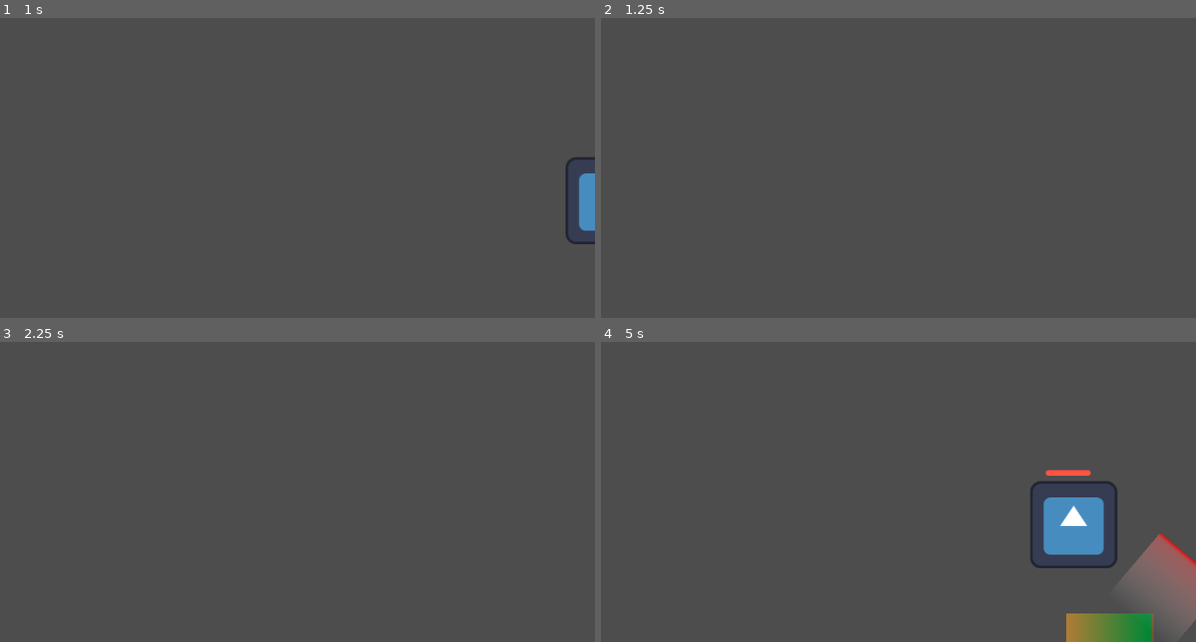
Above: before the commit, frames 1-4 (two rows, left to right).
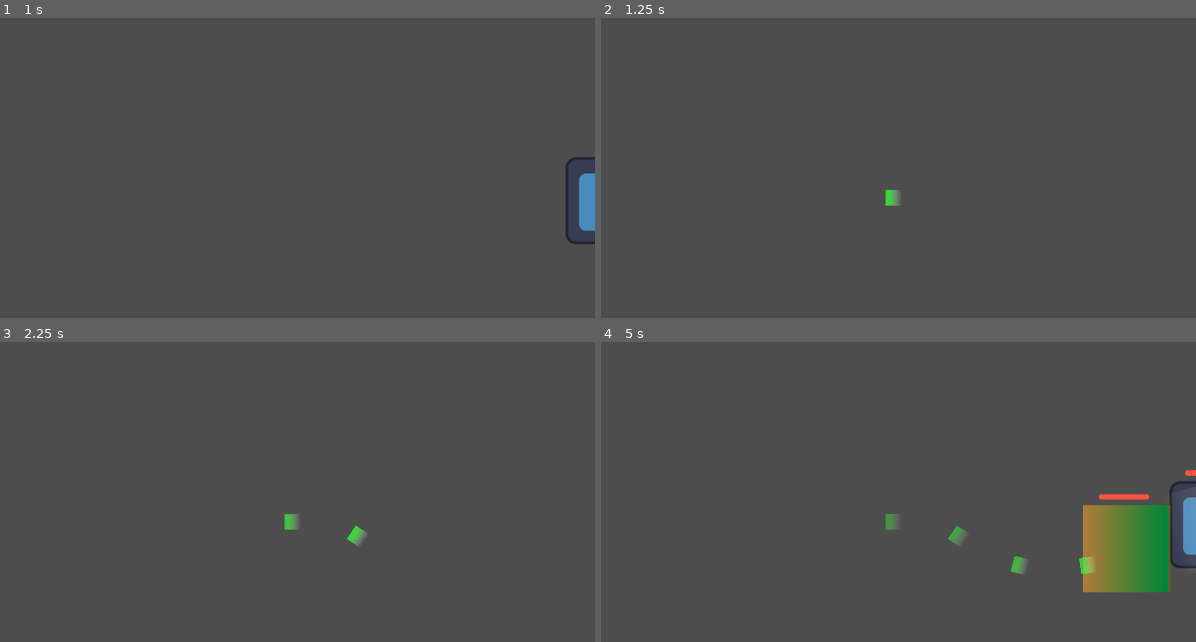
Above: after the commit, the same moments.

Repository: DarrylBD99/Game-Off-2023
Game: Godot game, scene res://Scenes/Levels/LevelTest.tscn
Same seed, same stepped clock (60 frames per second), same inputs: the game is played once before the commit and once after it. The engine's default icon, where the game draws it, is replaced by a stand-in: a white triangle on a blue panel in a dark square.
Inputs (mouse positions are in pixels of both pictures, inside the frame that each line leads up to):
- Up to frame 1 (1 s): tap Enter at 0.5 s; move the mouse to (374, 75) at 0.52 s; hold D (player_right) from 0.53 s (still down); hold Q (player_ability) from 0.53 s (still down)
- Up to frame 2 (1.25 s): keep holding D (player_right); keep holding Q (player_ability)
- Up to frame 3 (2.25 s): move the mouse to (47, 444) at 1.27 s; release D (player_right) at 1.28 s; release Q (player_ability) at 1.28 s; hold S (player_down) 1.28-2.03 s; click (47, 444) at 1.35 s; tap Space at 2 s; move the mouse to (outside the picture) at 2.02 s; hold D (player_right) from 2.03 s (still down); hold Q (player_ability) from 2.03 s (still down)
- Up to frame 4 (5 s): tap Enter at 2.75 s; move the mouse to (761, 510) at 2.77 s; release D (player_right) at 2.78 s; release Q (player_ability) at 2.78 s; hold W (player_up) 2.78-3.53 s; click (761, 510) at 2.85 s; move the mouse to (1041, 486) at 3.52 s; hold Q (player_ability) 3.53-4.28 s; hold A (player_left) from 3.53 s (still down); move the mouse to (outside the picture) at 4.27 s; click (outside the picture) at 4.35 s

Frame 1 is identical in both runs. In frame 2, 0.1% of the frame differs, in the area x 47-51%, y 57-63%; in frame 3, 0.2%; in frame 4, 10%, in the area x 47-100%, y 42-100%.

Commit message:
refactored the silent

Diff:
--- a/Scenes/Levels/LevelTest.tscn
+++ b/Scenes/Levels/LevelTest.tscn
@@ -9,5 +9,5 @@
 position = Vector2(956, 476)
 
 [node name="silent_npc" parent="." node_paths=PackedStringArray("target") instance=ExtResource("3_7vs0e")]
-position = Vector2(611, 788)
+position = Vector2(609, 470)
 target = NodePath("../Player")
--- a/Scenes/Objects/Entity/silent_npc.tscn
+++ b/Scenes/Objects/Entity/silent_npc.tscn
@@ -7,8 +7,10 @@
 [ext_resource type="Script" path="res://Scripts/Misc/State Machine/State Manager.gd" id="4_feb4x"]
 [ext_resource type="Script" path="res://Scripts/Entity/NPC/Silent/States/SILENT_ATTACK.gd" id="5_c31c8"]
 [ext_resource type="Script" path="res://Scripts/Entity/NPC/Silent/States/SILENT_MOVE.gd" id="6_ejeur"]
+[ext_resource type="Script" path="res://Scripts/Entity/NPC/Silent/States/SILENT_IDLE.gd" id="6_jiod6"]
 [ext_resource type="PackedScene" uid="uid://chej3fpp47ckd" path="res://Scenes/GUI/HealthBar.tscn" id="7_m86c1"]
 [ext_resource type="PackedScene" uid="uid://drjc1gi1ohtja" path="res://Scenes/Component/size_state_manager.tscn" id="8_b603y"]
+[ext_resource type="Script" path="res://Scripts/Entity/NPC/Silent/States/SILENT_INVISIBLE.gd" id="9_aammn"]
 
 [sub_resource type="Animation" id="Animation_70i01"]
 loop_mode = 2
@@ -170,11 +172,12 @@
 [sub_resource type="GradientTexture1D" id="GradientTexture1D_ih2tr"]
 gradient = SubResource("Gradient_56idl")
 
-[node name="silent_npc" type="CharacterBody2D" node_paths=PackedStringArray("melee_collision", "state_manager", "size_state_manager", "size_time_limit", "health", "attack")]
+[node name="silent_npc" type="CharacterBody2D" node_paths=PackedStringArray("melee_collision", "state_manager", "action_state_manager", "size_state_manager", "size_time_limit", "health", "attack")]
 collision_layer = 2
 script = ExtResource("1_gh8xh")
 melee_collision = NodePath("MeleeAttack/Area2D")
 state_manager = NodePath("State Manager")
+action_state_manager = NodePath("Action Manager")
 size_state_manager = NodePath("Size State Manager")
 size_time_limit = NodePath("SizeTimeLimit")
 health = NodePath("HP")
@@ -188,7 +191,7 @@
 script = ExtResource("2_jjvqw")
 
 [node name="AnimationPlayer" type="AnimationPlayer" parent="."]
-root_node = NodePath("../State Manager")
+root_node = NodePath("../Action Manager")
 libraries = {
 "": SubResource("AnimationLibrary_v3qyf")
 }
@@ -203,20 +206,34 @@
 
 [node name="State Manager" type="Node" parent="." node_paths=PackedStringArray("current_state")]
 script = ExtResource("4_feb4x")
-current_state = NodePath("SILENT_MOVE")
-
-[node name="SILENT_ATTACK" type="Node" parent="State Manager" node_paths=PackedStringArray("move", "animationPlayer")]
+current_state = NodePath("SILENT_IDLE")
+
+[node name="SILENT_IDLE" type="Node" parent="State Manager" node_paths=PackedStringArray("next_state")]
+script = ExtResource("6_jiod6")
+next_state = NodePath("../SILENT_MOVE")
+target_range = 100.0
+
+[node name="SILENT_MOVE" type="Node" parent="State Manager" node_paths=PackedStringArray("next_state")]
+script = ExtResource("6_ejeur")
+next_state = NodePath("../SILENT_IDLE")
+target_range = 50.0
+foostep_time = 1.0
+
+[node name="Action Manager" type="Node" parent="." node_paths=PackedStringArray("current_state")]
+script = ExtResource("4_feb4x")
+current_state = NodePath("SILENT_INVISIBLE")
+
+[node name="SILENT_ATTACK" type="Node" parent="Action Manager" node_paths=PackedStringArray("next_state", "animationPlayer", "melee_attack_node")]
 script = ExtResource("5_c31c8")
-move = NodePath("../SILENT_MOVE")
+next_state = NodePath("../SILENT_INVISIBLE")
 animationPlayer = NodePath("../../AnimationPlayer")
-
-[node name="SILENT_MOVE" type="Node" parent="State Manager" node_paths=PackedStringArray("attack", "visuals", "melee_attack_node")]
-script = ExtResource("6_ejeur")
-attack = NodePath("../SILENT_ATTACK")
+melee_attack_node = NodePath("../../MeleeAttack")
+
+[node name="SILENT_INVISIBLE" type="Node" parent="Action Manager" node_paths=PackedStringArray("next_state", "visuals")]
+script = ExtResource("9_aammn")
+next_state = NodePath("../SILENT_ATTACK")
+attack_range = 250.0
 visuals = NodePath("../../Sprite2D")
-attack_range = 250.0
-foostep_time = 1.0
-melee_attack_node = NodePath("../../MeleeAttack")
 
 [node name="Size State Manager" parent="." instance=ExtResource("8_b603y")]
 
--- a/Scripts/Entity/NPC/NPC.gd
+++ b/Scripts/Entity/NPC/NPC.gd
@@ -2,3 +2,16 @@
 class_name NPC
 
 @export var target : Entity
+
+var target_direction : Vector2
+var target_distance : float
+
+func _physics_process(delta):
+	if (target) :
+		var targetPosition = target.global_position
+		var current_agent_position = global_position
+		var difference = targetPosition - current_agent_position
+		target_direction = difference.normalized()
+		target_distance = difference.length()
+
+	super._physics_process(delta)
--- a/Scripts/Entity/NPC/Silent/States/SILENT_ATTACK.gd
+++ b/Scripts/Entity/NPC/Silent/States/SILENT_ATTACK.gd
@@ -1,7 +1,8 @@
 extends State
 
-@export var move : State
+@export var next_state : State
 @export var animationPlayer : AnimationPlayer
+@export var melee_attack_node : Node2D
 
 var isAnimationComplete = false
 var animationName = "attack"
@@ -10,17 +11,23 @@
 	if (animationPlayer && animationPlayer.has_animation(animationName)) :
 		isAnimationComplete = false
 		animationPlayer.play(animationName)
-		animationPlayer.animation_finished.connect(_on_animation_finished)
+		if (!animationPlayer.animation_finished.is_connected(_on_animation_finished)):
+			animationPlayer.animation_finished.connect(_on_animation_finished)
 	else:
 		isAnimationComplete = true
 
 func end():
 	if (animationPlayer && animationPlayer.has_animation(animationName)) :
-		animationPlayer.animation_finished.disconnect(_on_animation_finished)
+		if (animationPlayer.animation_finished.is_connected(_on_animation_finished)):
+			animationPlayer.animation_finished.disconnect(_on_animation_finished)
 
 func physics_process(_delta : float) -> State:
+	var npc = entity as NPC
+	if (npc.target) :
+		melee_attack_node.look_at(npc.target.global_position)
+
 	if (isAnimationComplete):
-		return move
+		return next_state
 	return null
 
 func _on_animation_finished(_anim_name: StringName) :
--- /dev/null
+++ b/Scripts/Entity/NPC/Silent/States/SILENT_IDLE.gd
@@ -0,0 +1,13 @@
+extends State
+
+@export var next_state : State
+@export var target_range : float
+
+func physics_process(_delta : float) -> State:
+	var npc = entity as NPC
+	if (!npc.target) :
+		return null;
+
+	if (npc.target_distance >= target_range):
+		return next_state;
+	return null
--- /dev/null
+++ b/Scripts/Entity/NPC/Silent/States/SILENT_INVISIBLE.gd
@@ -0,0 +1,21 @@
+extends State
+
+@export var next_state : State
+@export var attack_range : float
+@export var visuals : Sprite2D
+
+func start():
+	visuals.hide()
+
+func end():
+	visuals.show()
+
+func physics_process(_delta : float) -> State:
+	var npc = entity as NPC
+	if (!npc.target) :
+		return next_state;
+
+	# if we are close do an attack
+	if (npc.target_distance <= attack_range):
+		return next_state;
+	return null
--- a/Scripts/Entity/NPC/Silent/States/SILENT_MOVE.gd
+++ b/Scripts/Entity/NPC/Silent/States/SILENT_MOVE.gd
@@ -1,10 +1,8 @@
 extends State
 
-@export var attack : State
-@export var visuals : Sprite2D
-@export var attack_range : float
+@export var next_state : State
+@export var target_range : float
 @export var foostep_time : float
-@export var melee_attack_node : Node2D
 
 var foostep_timer = 0
 var footstep_scene : PackedScene
@@ -14,40 +12,24 @@
 
 func start():
 	foostep_timer = 0
-	visuals.hide()
-
-func end():
-	visuals.show()
 
 func physics_process(_delta : float) -> State:
 	var npc = entity as NPC
 	if (!npc.target) :
 		return null;
 
-	var targetPosition = npc.target.global_position;
-	var current_agent_position: Vector2 = npc.global_position
-	var new_velocity: Vector2 = targetPosition - current_agent_position
+	if (npc.target_distance <= target_range):
+		return next_state;
 
-	# if we are close do an attack
-	var distance = new_velocity.length();
-	if (distance <= attack_range):
-		return attack;
-
-	new_velocity = new_velocity.normalized()
-	#var deltaRotation = (new_velocity.angle() - visuals.rotation)
-	#visuals.rotation = visuals.rotation + deltaRotation * _delta;
-	melee_attack_node.look_at(targetPosition)
-
-	entity.velocity = new_velocity * entity.speed
+	entity.velocity = npc.target_direction * entity.speed
 	entity.move_and_slide()
 
 	foostep_timer += _delta;
-
 	if (foostep_timer >= foostep_time):
 		var footstep : SilentFootstep = footstep_scene.instantiate()
 		if (footstep):
-			footstep.global_position = current_agent_position
-			footstep.global_rotation = new_velocity.angle()
+			footstep.global_position = npc.global_position
+			footstep.global_rotation = npc.target_direction.angle()
 			add_sibling(footstep)
 
 			footstep.play()
Not shown: 1 places in Scenes/Objects/Entity/silent_npc.tscn that only renumber resources
